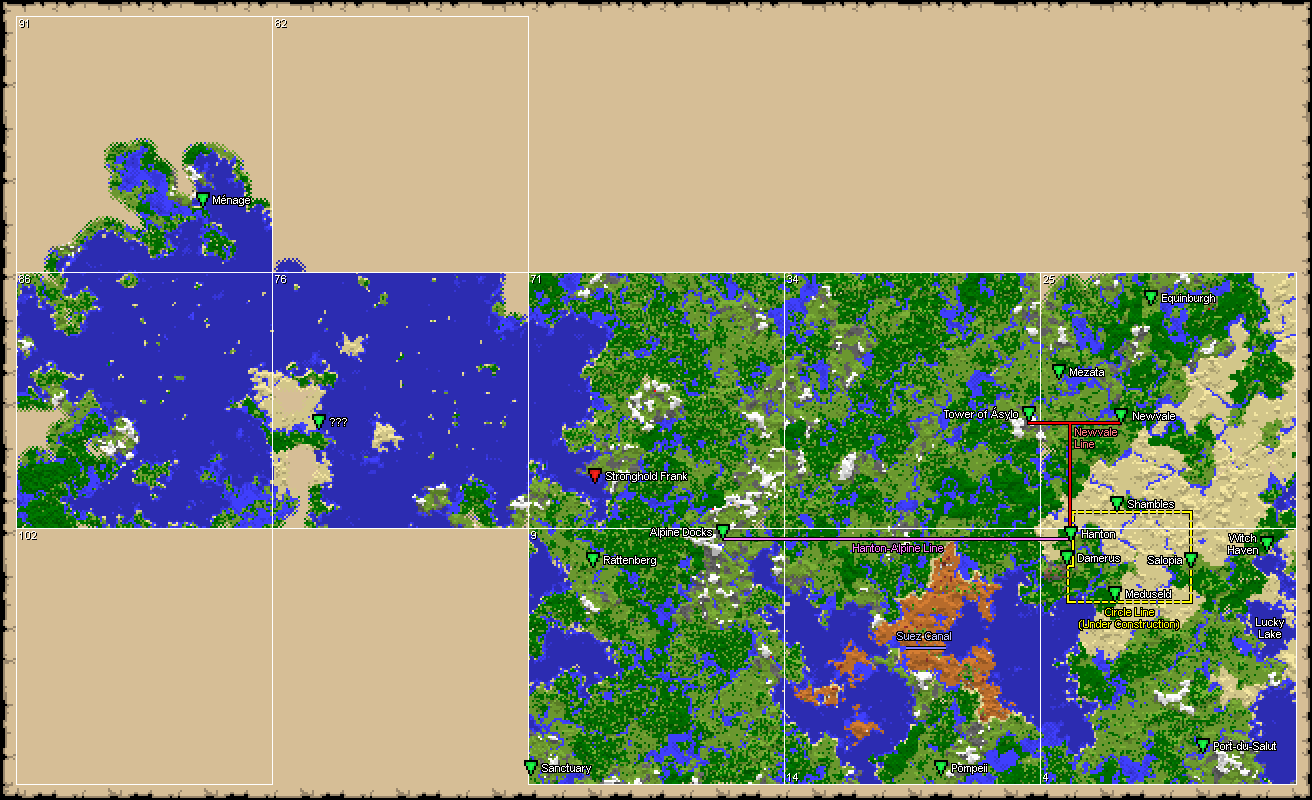
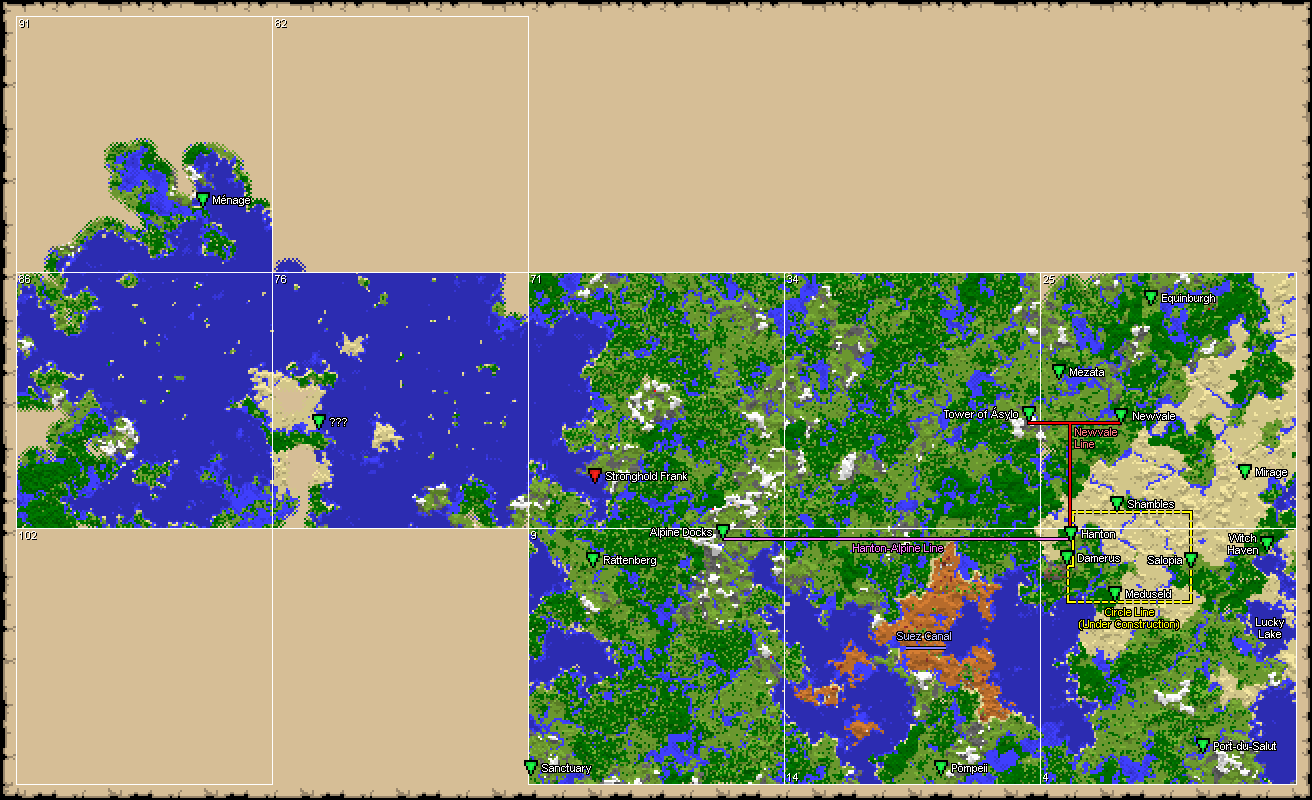
Layer changes from the first 1312px x 800px image to the second:
added layer "Mirage" in group "Text" over [1256, 468, 1287, 478]
painted on "Text Outline" over [1255, 467, 1288, 479]
painted on "Custom Icons" over [1238, 464, 1252, 480]
